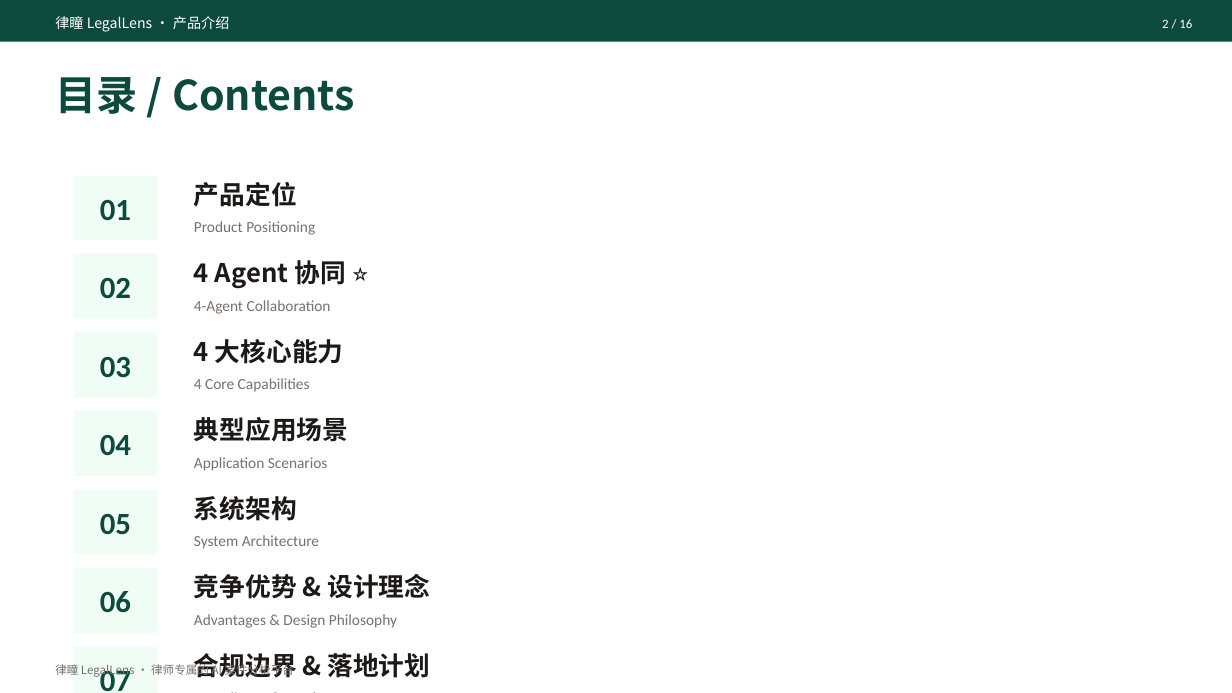
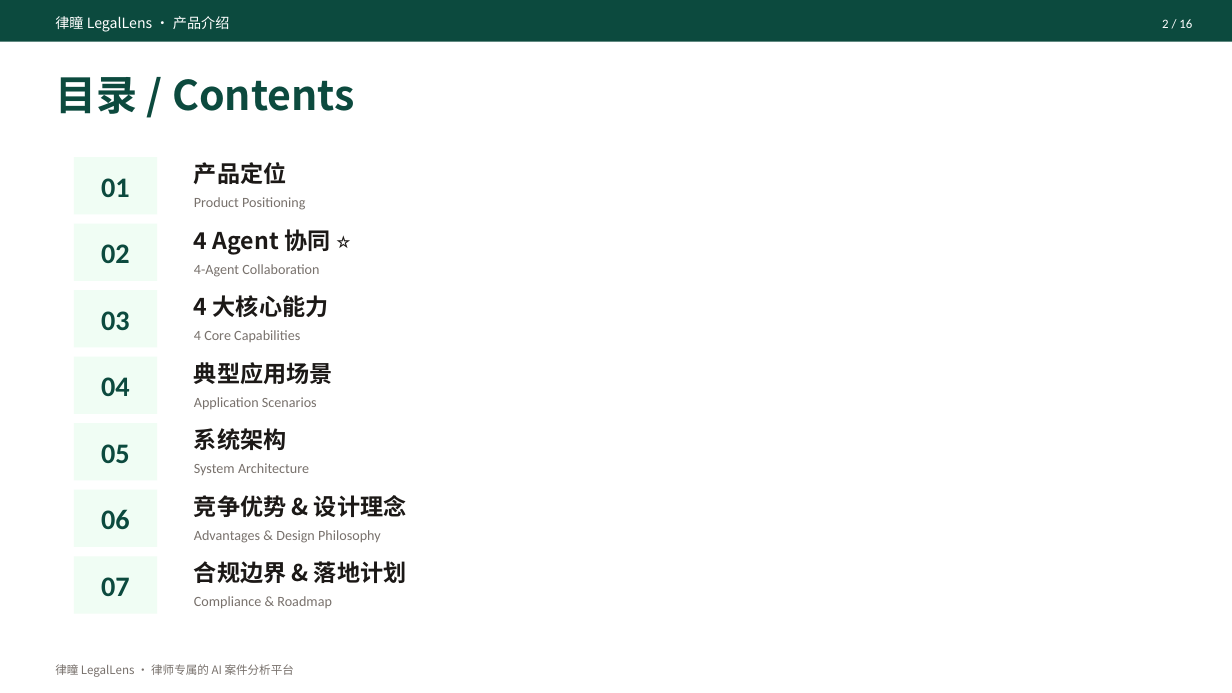
Before and after one commit to A-yiren/legal-lens, a slide deck: slide 2 of docs/律瞳-LegalLens-产品介绍.pptx. Drawn at 1232x693 pixels with LibreOffice and Linux fonts; fonts in the diff are those of the drawing. Boxes give left, top, right and bottom in pixels: in the first picture for what was removed or moved away, otherwise in the second. Text is boxed around its words. In the diff, an @@ line names an element or a change of style, - is before the commit and + after.

Commit message:
fix: 目录页加 07 项(合规边界&落地计划) 后溢出 bug

```diff
--- a/docs/律瞳-LegalLens-产品介绍.pptx
+++ b/docs/律瞳-LegalLens-产品介绍.pptx
@@ text "01": place and size @@
-text "01" at [100, 200, 131, 221]
+text "01" at [101, 178, 130, 197]
@@ rectangle: place and size @@
-rectangle at [74, 176, 157, 240]
+rectangle at [74, 157, 157, 214]
@@ text "产品定位": place and size @@
-text "产品定位" at [194, 182, 297, 207]
+text "产品定位" at [194, 162, 286, 184]
@@ text "Product Positioning": place and size @@
-text "Product Positioning" at [194, 221, 315, 235]
+text "Product Positioning" at [194, 197, 305, 210]
@@ text "02": place and size @@
-text "02" at [100, 277, 131, 299]
+text "02" at [101, 244, 130, 263]
@@ rectangle: place and size @@
-rectangle at [74, 254, 157, 319]
+rectangle at [74, 224, 157, 281]
@@ text "4 Agent 协同 ⭐": place and size @@
-text "4 Agent 协同 ⭐" at [194, 260, 345, 289]
+text "4 Agent 协同 ⭐" at [194, 229, 330, 254]
@@ text "4-Agent Collaboration": place and size @@
-text "4-Agent Collaboration" at [194, 300, 331, 314]
+text "4-Agent Collaboration" at [194, 264, 319, 277]
@@ text "03": place and size @@
-text "03" at [100, 356, 131, 378]
+text "03" at [101, 311, 130, 330]
@@ rectangle: place and size @@
-rectangle at [74, 333, 157, 397]
+rectangle at [74, 290, 157, 348]
@@ text "4 大核心能力": place and size @@
-text "4 大核心能力" at [194, 339, 344, 364]
+text "4 大核心能力" at [194, 295, 329, 317]
@@ text "4 Core Capabilities": place and size @@
-text "4 Core Capabilities" at [194, 378, 310, 392]
+text "4 Core Capabilities" at [194, 330, 300, 342]
@@ text "04": place and size @@
-text "04" at [100, 435, 131, 456]
+text "04" at [101, 377, 130, 396]
@@ rectangle: place and size @@
-rectangle at [74, 411, 157, 476]
+rectangle at [74, 357, 157, 414]
@@ text "典型应用场景": place and size @@
-text "典型应用场景" at [194, 417, 348, 442]
+text "典型应用场景" at [194, 362, 333, 384]
@@ text "Application Scenarios": place and size @@
-text "Application Scenarios" at [194, 457, 328, 471]
+text "Application Scenarios" at [194, 397, 317, 409]
@@ text "05": place and size @@
-text "05" at [100, 514, 131, 535]
+text "05" at [101, 444, 130, 463]
@@ rectangle: place and size @@
-rectangle at [74, 490, 157, 555]
+rectangle at [74, 423, 157, 481]
@@ text "系统架构": place and size @@
-text "系统架构" at [194, 496, 297, 521]
+text "系统架构" at [194, 428, 286, 450]
@@ text "System Architecture": place and size @@
-text "System Architecture" at [194, 535, 319, 549]
+text "System Architecture" at [194, 463, 309, 475]
@@ text "06": place and size @@
-text "06" at [100, 591, 131, 613]
+text "06" at [101, 509, 130, 530]
@@ rectangle: place and size @@
-rectangle at [74, 568, 157, 633]
+rectangle at [74, 490, 157, 547]
@@ text "竞争优势 & 设计理念": place and size @@
-text "竞争优势 & 设计理念" at [194, 574, 431, 599]
+text "竞争优势 & 设计理念" at [194, 495, 406, 517]
@@ text "Advantages & Design Philosophy": place and size @@
-text "Advantages & Design Philosophy" at [194, 614, 397, 628]
+text "Advantages & Design Philosophy" at [194, 530, 381, 543]
@@ size 24 to 22 pt in 7 elements at [101, 178, 130, 197], [101, 244, 130, 263], [101, 311, 130, 330], [101, 377, 130, 396], [101, 444, 130, 463], [101, 509, 130, 530], [101, 577, 130, 596] @@
@@ text "07": place and size @@
-text "07" at [100, 665, 131, 691]
+text "07" at [101, 577, 130, 596]
@@ rectangle: place and size @@
-rectangle at [74, 647, 157, 693]
+rectangle at [74, 556, 157, 614]
@@ size 20 to 18 pt in 7 elements at [194, 162, 286, 184], [194, 229, 330, 254], [194, 295, 329, 317], [194, 362, 333, 384], [194, 428, 286, 450], [194, 495, 406, 517], [194, 561, 406, 583] @@
@@ text "合规边界 & 落地计划": place and size @@
-text "合规边界 & 落地计划" at [194, 653, 431, 678]
+text "合规边界 & 落地计划" at [194, 561, 406, 583]
@@ size 12 to 11 pt in 7 elements at [194, 197, 305, 210], [194, 264, 319, 277], [194, 330, 300, 342], [194, 397, 317, 409], [194, 463, 309, 475], [194, 530, 381, 543], [194, 596, 332, 608] @@
@@ text "Compliance & Roadmap": place and size @@
-text "Compliance & Roadmap" at [185, 684, 924, 693]
+text "Compliance & Roadmap" at [194, 596, 332, 608]
```
Also in this commit, not shown: 2 other files.
